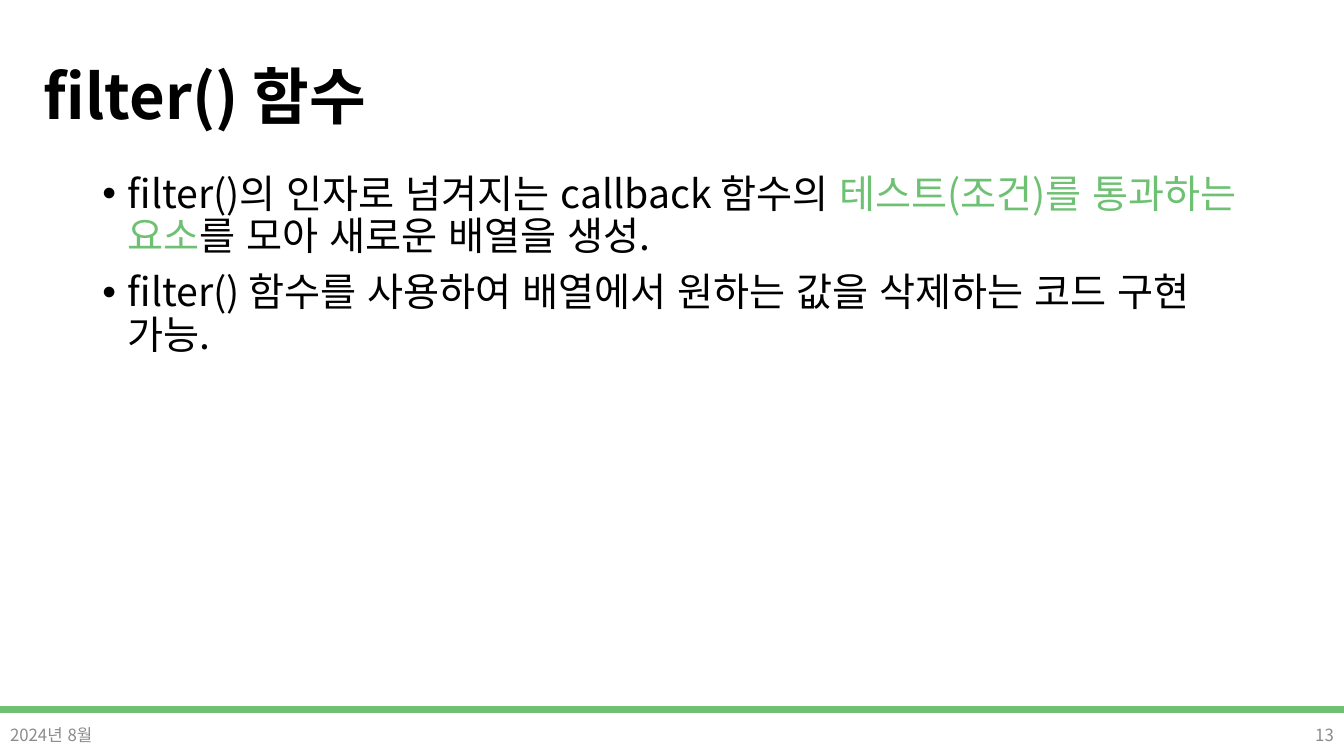
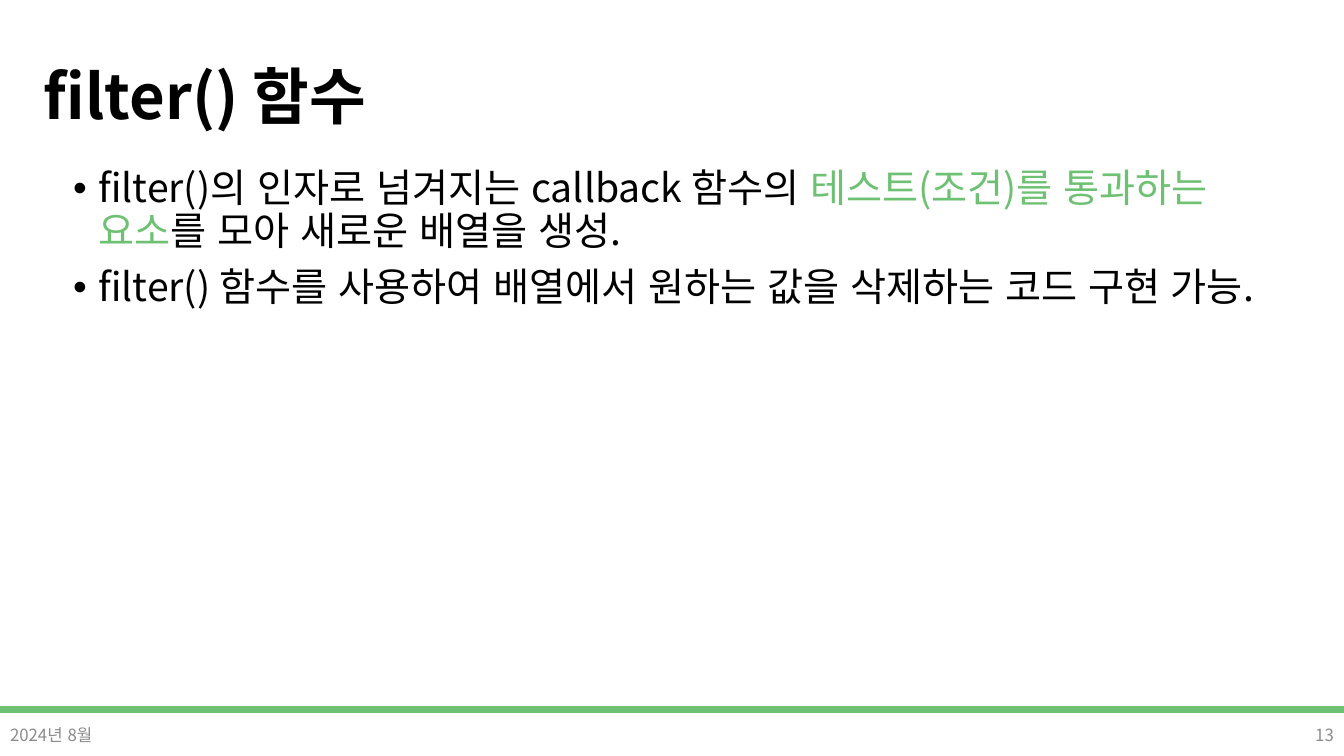
Before and after one commit to DevDamon0527/SeSAC_Yeongdeungpo_Campus_6th, a slide deck: slide 13 of material/[SeSAC_YDP_6] 26_React_map_filter.pptx. Drawn at 1344x756 pixels with LibreOffice and Linux fonts; fonts in the diff are those of the drawing; background and template pictures are left out. Boxes give left, top, right and bottom in pixels: in the first picture for what was removed or moved away, otherwise in the second. Text is boxed around its words. In the diff, an @@ line names an element or a change of style, - is before the commit and + after.

Commit message:
React filter 강의 준비 8/5

```diff
--- a/material/[SeSAC_YDP_6] 26_React_map_filter.pptx
+++ b/material/[SeSAC_YDP_6] 26_React_map_filter.pptx
@@ text "filter()의 인자로 넘겨지는 callback 함수의 ..." rewrapped from box(128, 175, 1237, 352) to box(98, 169, 1254, 309) @@
```
Also in this commit, not shown: 2 other slides changed, 18 other files.
